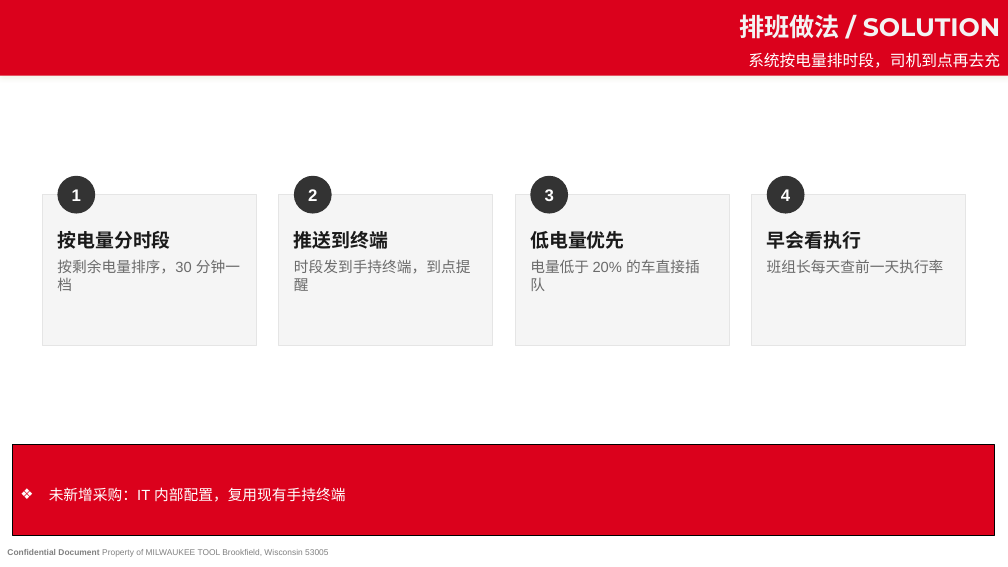
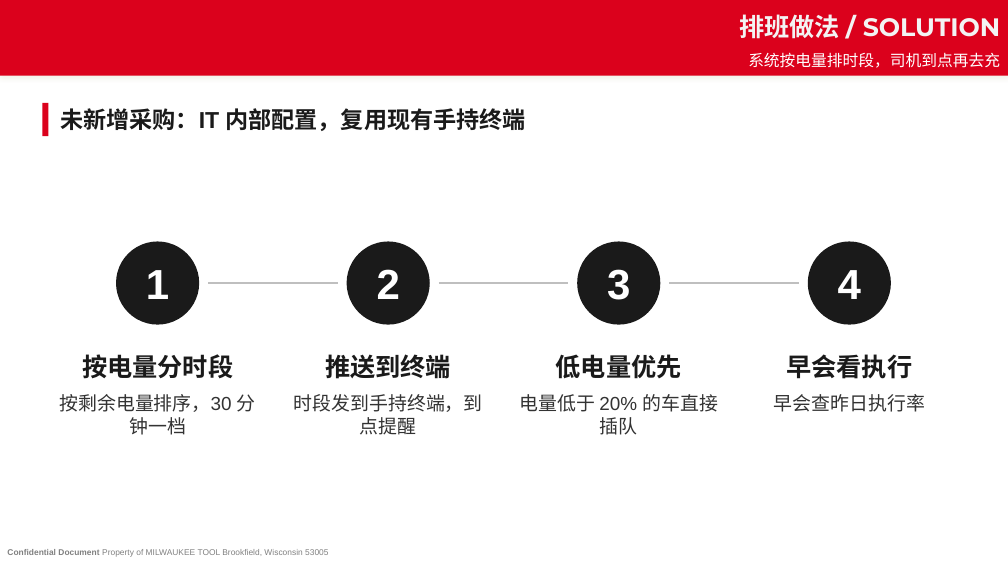
Before and after one commit to WangYiTao0/myskills, a slide deck: slide 3 of docs/trials/2026-10-14-ppt-workflow/deck.pptx. Drawn at 1008x567 pixels with LibreOffice and Linux fonts; fonts in the diff are those of the drawing; background and template pictures are left out. Boxes give left, top, right and bottom in pixels: in the first picture for what was removed or moved away, otherwise in the second. Text is boxed around its words. In the diff, an @@ line names an element or a change of style, - is before the commit and + after.

```diff
--- a/docs/trials/2026-10-14-ppt-workflow/deck.pptx
+++ b/docs/trials/2026-10-14-ppt-workflow/deck.pptx
@@ rectangle added at (42, 103, 48, 136), fill #DB011C @@
@@ text "未新增采购：IT 内部配置，复用现有手持终端": place and size @@
-text "未新增采购：IT 内部配置，复用现有手持终端" at (13, 445, 995, 535)
+text "未新增采购：IT 内部配置，复用现有手持终端" at (60, 108, 526, 131)
@@ text "未新增采购：IT 内部配置，复用现有手持终端" at (60, 108, 526, 131): size 14 to 22 pt, text colour #FFFFFF to #1A1A1A, bold on; bullet ❖ to none; line spacing 1.5 to 1; fill #DB011C to none; outline #000000 0.75 pt to none @@
@@ rectangle removed at (42, 195, 256, 346) @@
-按电量分时段
-按剩余电量排序，30 分钟一档
@@ rectangle removed at (279, 195, 493, 346) @@
-推送到终端
-时段发到手持终端，到点提醒
@@ rectangle removed at (516, 195, 730, 346) @@
-低电量优先
-电量低于 20% 的车直接插队
@@ rectangle removed at (752, 195, 966, 346) @@
-早会看执行
-班组长每天查前一天执行率
@@ size 16 to 40 pt; fill #333333 to #1A1A1A in 4 elements at (808, 241, 891, 324), (577, 241, 660, 324), (346, 241, 430, 324), (116, 241, 199, 324) @@
@@ ellipse "1": place and size @@
-ellipse "1" at (57, 176, 95, 214)
+ellipse "1" at (116, 241, 199, 324)
@@ ellipse "2": place and size @@
-ellipse "2" at (294, 176, 332, 214)
+ellipse "2" at (346, 241, 430, 324)
@@ ellipse "3": place and size @@
-ellipse "3" at (530, 176, 568, 214)
+ellipse "3" at (577, 241, 660, 324)
@@ ellipse "4": place and size @@
-ellipse "4" at (767, 176, 805, 214)
+ellipse "4" at (808, 241, 891, 324)
@@ line added from (208, 283) to (337, 283), #BFBFBF 2.25 pt @@
@@ line added from (439, 283) to (568, 283), #BFBFBF 2.25 pt @@
@@ line added from (670, 283) to (799, 283), #BFBFBF 2.25 pt @@
@@ text added at (82, 354, 233, 379), 24 pt, text #1A1A1A, bold @@
+按电量分时段
@@ text added at (325, 354, 451, 379), 24 pt, text #1A1A1A, bold @@
+推送到终端
@@ text added at (556, 354, 682, 379), 24 pt, text #1A1A1A, bold @@
+低电量优先
@@ text added at (786, 354, 912, 379), 24 pt, text #1A1A1A, bold @@
+早会看执行
@@ text added at (59, 394, 256, 435), 18 pt, text #333333 @@
+按剩余电量排序，30 分钟一档
@@ text added at (294, 394, 483, 435), 18 pt, text #333333 @@
+时段发到手持终端，到点提醒
@@ text added at (520, 394, 718, 435), 18 pt, text #333333 @@
+电量低于 20% 的车直接插队
@@ text added at (774, 394, 925, 412), 18 pt, text #333333 @@
+早会查昨日执行率
```
Also in this commit, not shown: 5 other slides changed, 4 other files.
